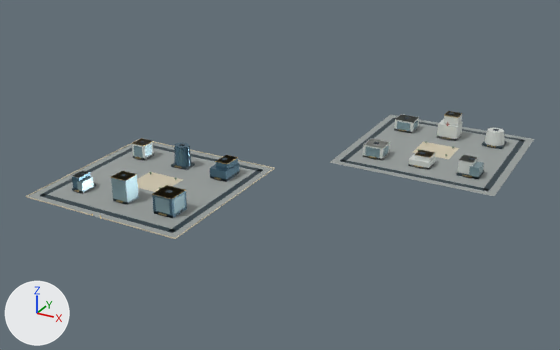
Renders of the glTF model web/public/assets/3d/ampliworld/GC-CITY-2030/GC-TILE-01-08.glb from each side of a commit.
Before and after are seen from a 50 mm lens placed at (-8341.0, 5709.0, 614.0), pointed at (-9031.0, 6963.0, -13.0). Arrows for +X, +Y and +Z are at lower left; the lights stay in place. The older version comes first. Where no turn or scale is listed for an object, it has been applied to the vertices. Vertices at exactly the same position are counted once.

The first picture shows 'GC-TILE-01-08-blue', 'GC-TILE-01-08-dark', 'GC-TILE-01-08-glass', 'GC-TILE-01-08-gold', 'GC-TILE-01-08-ivory', 'GC-TILE-01-08-paving', 'GC-TILE-01-08-white'.
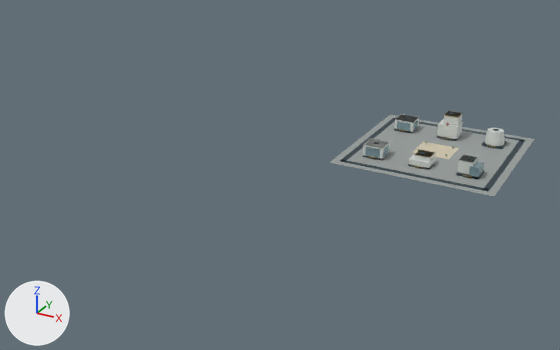
The change in detail:
me_mesh_0 is used by ob_gc_tile_01_08_paving; location (0.0, 0.0, 0.0).
me_mesh_0 had 16 vertices, 24 faces and spanned x -9379.0..-8621.0, y 6621.0..7379.0, z 0.0.
me_mesh_0 now has 8 vertices, 12 faces and spans x -8959.0..-8621.0, y 7041.0..7379.0, z 0.0.
me_mesh_0 part 1: the loose piece of 8 vertices spanning x -9379.0..-9041.0, y 6621.0..6959.0, z 0.0 is deleted.
me_mesh_1 is used by ob_gc_tile_01_08_dark; location (0.0, 0.0, 0.0).
me_mesh_1 had 256 vertices, 384 faces and spanned x -9364.0..-8636.0, y 6636.0..7364.0, z 0.0..54.0.
me_mesh_1 now has 128 vertices, 192 faces and spans x -8944.0..-8636.0, y 7056.0..7364.0, z 0.0..54.0.
me_mesh_1 part 2: 16 loose pieces with 128 vertices, spanning x -9364.0..-9056.0, y 6636.0..6944.0, z 0.0..49.0, are deleted.
me_mesh_2 is used by ob_gc_tile_01_08_ivory; location (0.0, 0.0, 0.0).
me_mesh_2 had 56 vertices, 84 faces and spanned x -9380.0..-8750.0, y 6620.0..7246.0, z 0.0..2.0.
me_mesh_2 now has 8 vertices, 12 faces and spans x -8830.0..-8750.0, y 7174.0..7246.0, z 0.0.
me_mesh_2 part 3: 6 loose pieces with 48 vertices, spanning x -9380.0..-9040.0, y 6620.0..6960.0, z 0.0..2.0, are deleted.
me_mesh_5 is used by ob_gc_tile_01_08_white; location (0.0, 0.0, 0.0).
me_mesh_5 had 118 vertices, 184 faces and spanned x -9325.0..-8670.0, y 6687.0..7322.0, z 0.0..53.0.
me_mesh_5 now has 102 vertices, 160 faces and spans x -8912.0..-8670.0, y 7102.0..7322.0, z 0.0..53.0.
me_mesh_5 part 4: the loose piece of 8 vertices spanning x -9323.0..-9306.0, y 6687.0..6717.0, z 29.0 is deleted.
me_mesh_5 part 5: the loose piece of 8 vertices spanning x -9325.0..-9295.0, y 6866.0..6898.0, z 0.0..33.0 is deleted.
me_mesh_6 is used by ob_gc_tile_01_08_glass; location (0.0, 0.0, 0.0).
me_mesh_6 had 184 vertices, 276 faces and spanned x -9325.0..-8668.0, y 6681.0..7322.0, z 0.0..48.0.
me_mesh_6 now has 72 vertices, 108 faces and spans x -8912.0..-8668.0, y 7102.0..7322.0, z 0.0..24.0.
me_mesh_6 part 6: 14 loose pieces with 112 vertices, spanning x -9325.0..-9089.0, y 6681.0..6898.0, z 0.0..48.0, are deleted.
me_mesh_7 is used by ob_gc_tile_01_08_gold; location (0.0, 0.0, 0.0).
me_mesh_7 had 292 vertices, 480 faces and spanned x -9325.0..-8671.0, y 6620.0..7321.0, z 0.0..53.0.
me_mesh_7 now has 130 vertices, 216 faces and spans x -8899.0..-8671.0, y 7098.0..7321.0, z 4.0..53.0.
me_mesh_7 part 7: 15 loose pieces with 162 vertices, spanning x -9325.0..-9089.0, y 6620.0..6904.0, z 0.0..48.0, are deleted.
Object 'GC-TILE-01-08-blue' (ob_gc_tile_01_08_blue) is deleted.

What differs and where, as boxes (x1, y1, x2, y2) in the pictures (560 x 350 px):
'GC-TILE-01-08-paving', reshaped (59% narrower, 34% shorter)
    before: (27, 115, 534, 238)
    after: (329, 115, 534, 196)
'GC-TILE-01-08-dark', reshaped (62% narrower, 35% shorter)
    before: (40, 113, 526, 233)
    after: (340, 113, 526, 191)
'GC-TILE-01-08-white', reshaped (67% narrower)
    before: (73, 111, 505, 178)
    after: (363, 111, 505, 174)
'GC-TILE-01-08-glass', reshaped (71% narrower, 37% shorter)
    before: (77, 120, 484, 214)
    after: (365, 120, 484, 179)
'GC-TILE-01-08-ivory', reshaped (89% narrower, 82% shorter)
    before: (25, 139, 459, 239)
    after: (412, 142, 459, 159)
'GC-TILE-01-08-blue', deleted
    before: (72, 143, 240, 218)
'GC-TILE-01-08-gold', reshaped (70% narrower, 38% shorter)
    before: (73, 111, 495, 218)
    after: (368, 111, 495, 177)
part 1 of me_mesh_0, deleted
    before: (27, 142, 273, 238)
part 2 of me_mesh_1, deleted
    before: (40, 141, 263, 233)
part 3 of me_mesh_2, deleted
    before: (25, 139, 275, 239)
part 4 of me_mesh_5, deleted
    before: (73, 170, 89, 178)
part 5 of me_mesh_5, deleted
    before: (132, 139, 154, 160)
part 6 of me_mesh_6, deleted
    before: (77, 143, 185, 214)
part 7 of me_mesh_7, deleted
    before: (73, 138, 238, 218)
